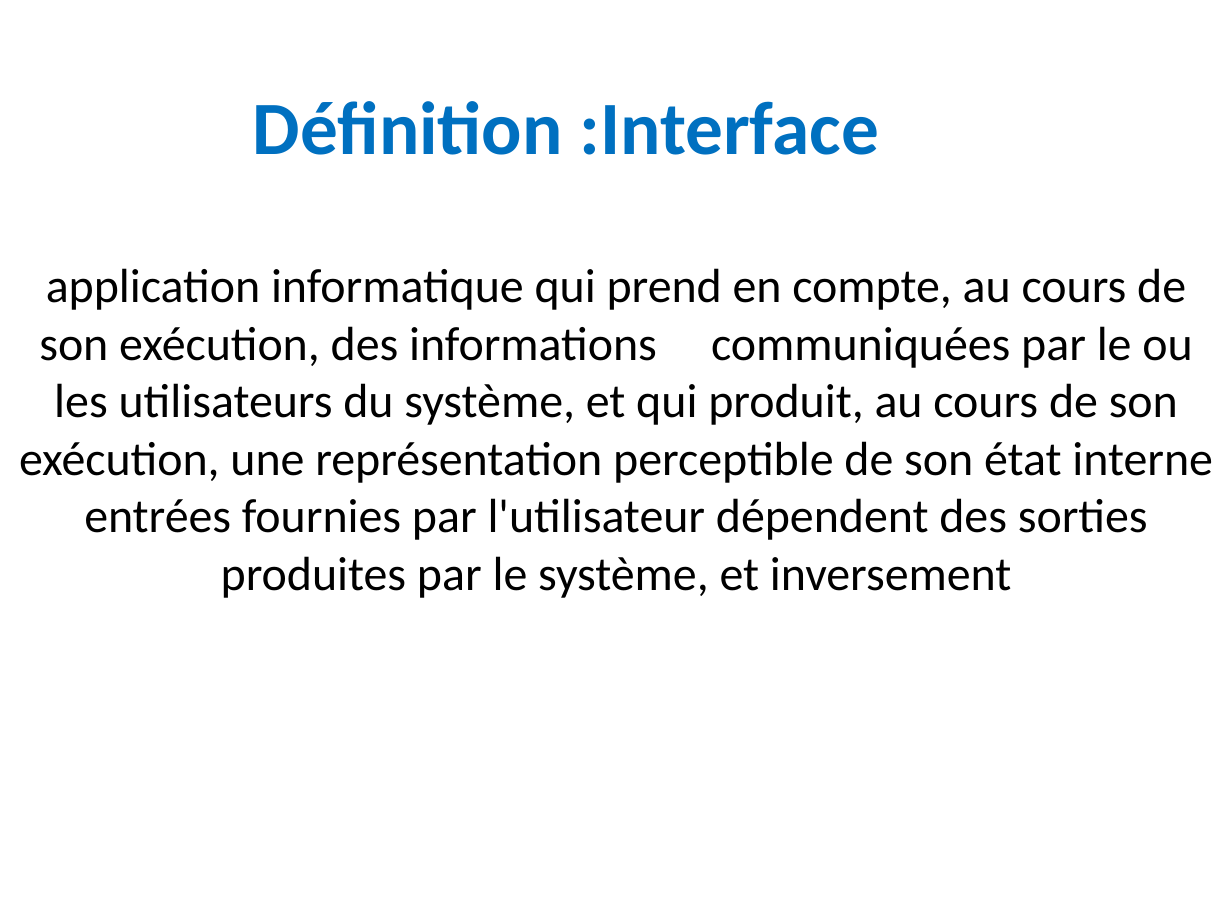
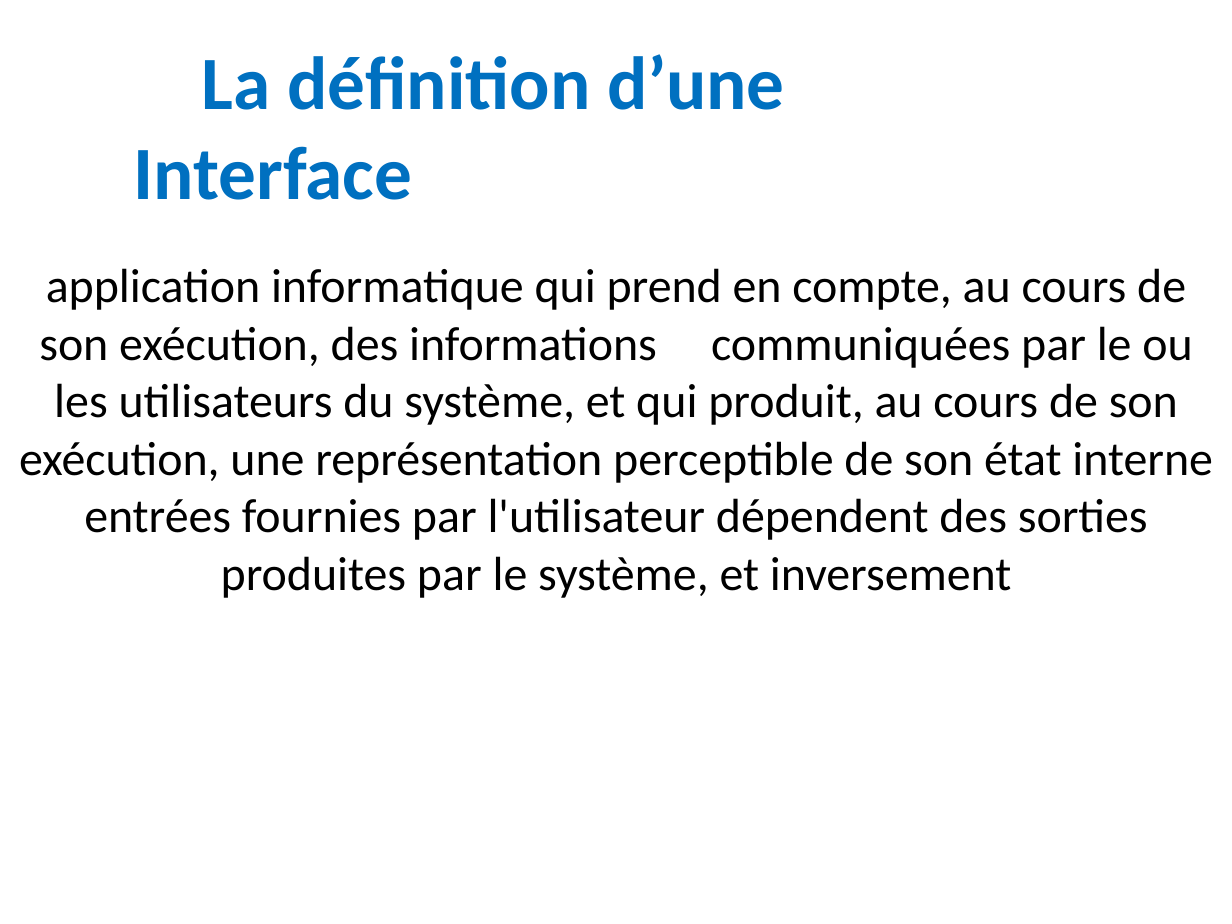
Before and after one commit to LucNtonga/IHM, a slide deck: slide 11 of INTERFACE.pptx. Drawn at 1232x924 pixels with LibreOffice and Linux fonts; fonts in the diff are those of the drawing; background and template pictures are left out. Boxes give left, top, right and bottom in pixels: in the first picture for what was removed or moved away, otherwise in the second. Text is boxed around its words. In the diff, an @@ line names an element or a change of style, - is before the commit and + after.

```diff
--- a/INTERFACE.pptx
+++ b/INTERFACE.pptx
@@ title at [134,54,785,200]: text changed @@
-Définition :Interface
+La définition d’une Interface
```
Also in this commit, not shown: 3 other slides changed.
